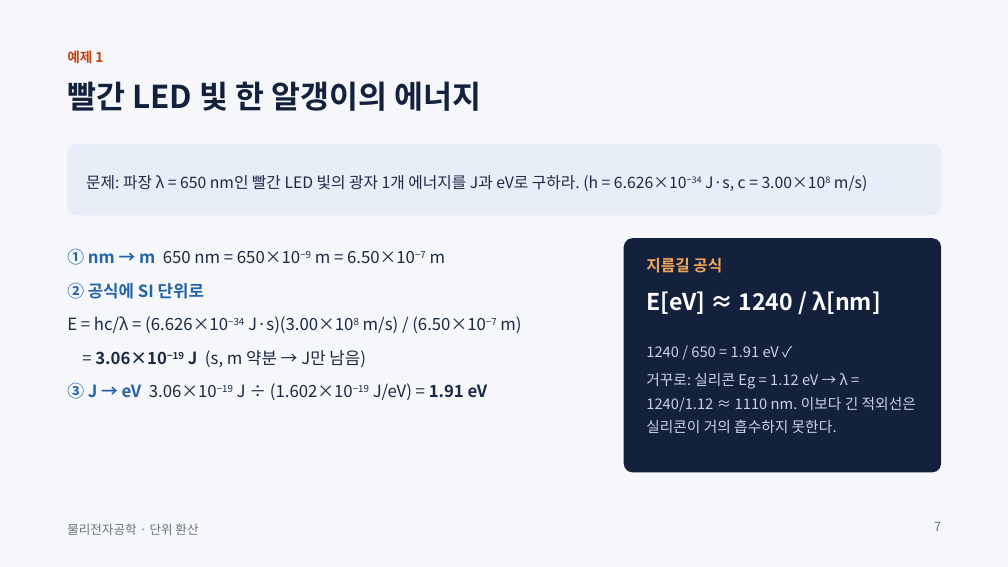
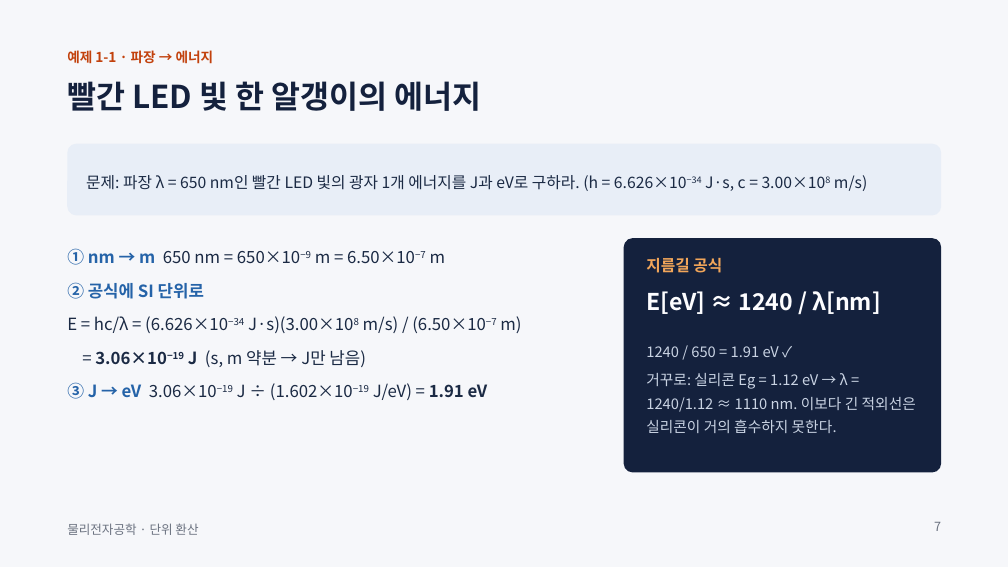
Before and after one commit to abcd8180/3A, a slide deck: slide 7 of 물리전자공학_보충_단위환산.pptx. Drawn at 1008x567 pixels with LibreOffice and Linux fonts; fonts in the diff are those of the drawing. Boxes give left, top, right and bottom in pixels: in the first picture for what was removed or moved away, otherwise in the second. Text is boxed around its words. In the diff, an @@ line names an element or a change of style, - is before the commit and + after.

```diff
--- a/물리전자공학_보충_단위환산.pptx
+++ b/물리전자공학_보충_단위환산.pptx
@@ text at (67, 50, 214, 64): text changed @@
-예제 1
+예제 1-1 · 파장 → 에너지
```
Also in this commit, not shown: 2 slides added.
